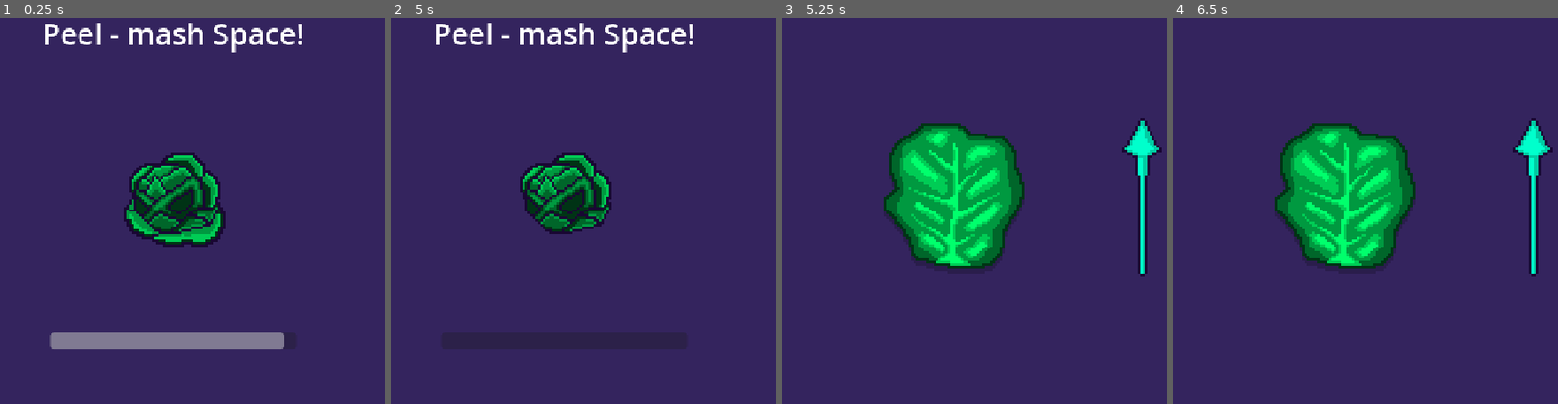
Above: before the commit, frames 1-4 (left to right).
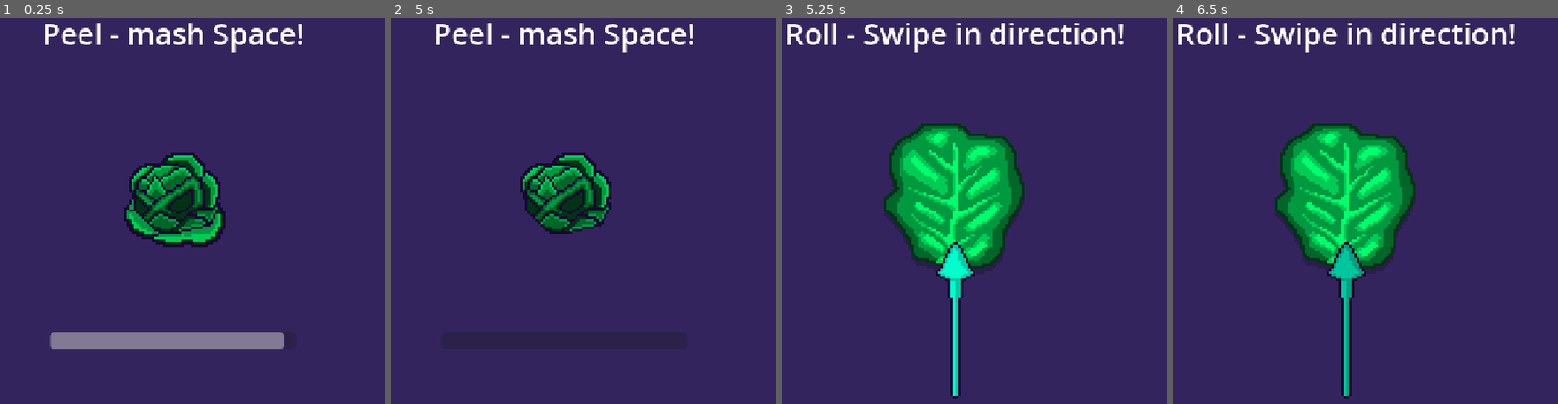
Above: after the commit, the same moments.

Repository: quack-pot/sword_and_sear
Game: Godot game, scene res://scenes/tests/scn_cooking_test.tscn
The game is run twice, just before and just after one commit, with the same random seed, the same clock (stepped at 60 frames per second) and the same inputs. The project has no main scene, so this scene is started directly.
Inputs (mouse positions are in pixels of both pictures, inside the frame that each line leads up to):
- Up to frame 1 (0.25 s): no input
- Up to frame 2 (5 s): move the mouse to (722, 191) at 0.52 s; hold D (Right) 0.53-1.25 s; hold Space (Cook) 0.53-1.25 s; click (722, 191) at 0.67 s; drag from (421, 230) to (529, 292) at 1.27 s; move the mouse to (633, 126) at 2.02 s; hold D (Right) 2.03-2.75 s; hold Space (Cook) 2.03-2.75 s; click (633, 126) at 2.17 s; drag from (529, 292) to (outside the picture) at 2.77 s; move the mouse to (outside the picture) at 3.52 s; hold A (Left) 3.53-4.25 s; hold Space (Cook) 3.53-4.25 s; click (outside the picture) at 3.67 s; drag from (outside the picture) to (456, 110) at 4.27 s
- Up to frame 3 (5.25 s): move the mouse to (989, 211) at 5.02 s; hold S (Down) from 5.03 s (still down); hold Space (Cook) from 5.03 s (still down); click (989, 211) at 5.17 s
- Up to frame 4 (6.5 s): release S (Down) at 5.75 s; release Space (Cook) at 5.75 s; tap Enter at 5.75 s; drag from (1238, 110) to (1203, 230) at 5.77 s

Frames 1-2 are identical in both runs. In frame 3, 4.9% of the frame differs, in the area x 1-99%, y 1-99%; in frame 4, 4.9%.

Commit message:
swipe step n juicy

Diff:
--- a/entities/cooking/steps/swipe_step.gd
+++ b/entities/cooking/steps/swipe_step.gd
@@ -1,6 +1,6 @@
 extends CookingStep
 
-@export var sequence: Array[Vector2] = [Vector2.UP, Vector2.LEFT, Vector2.RIGHT, Vector2.UP, Vector2.DOWN]
+@export var sequence: Array[Vector2] = [Vector2.UP, Vector2.RIGHT, Vector2.LEFT, Vector2.UP, Vector2.DOWN]
 @export var key_frames: Array[int] = [2, 4, 6, 8, 13]
 @export var frame_time: float = 0.06
 @export var min_drag: float = 40.0 # px
@@ -8,12 +8,21 @@
 
 @onready var roll: Sprite2D = $Roll
 @onready var arrow: Sprite2D = $Arrow
+@onready var swipe_sound: AudioStreamPlayer = $Swipe
+
+var index: int
+var mistakes: int
 
 
 var drag_start: Vector2
 
+func _ready():
+	_point_arrow()
+
 # visualize like a slingshot
 func _input(event: InputEvent) -> void:
+	if index >= sequence.size():
+		return
 	if event is InputEventMouseButton and event.button_index == MOUSE_BUTTON_LEFT:
 		if event.pressed:
 			drag_start = event.position
@@ -21,15 +30,40 @@
 			var drag: Vector2 = event.position - drag_start
 			if drag.length() < min_drag:
 				return
-			print(_to_direction(drag))
+			_try_input(_to_direction(drag))
 
 func _to_direction(v: Vector2) -> Vector2:
 	if absf(v.x) > absf(v.y):
 		return Vector2.RIGHT if v.x > 0 else Vector2.LEFT
 	return Vector2.DOWN if v.y > 0 else Vector2.UP
 
-# check
+func _try_input(dir: Vector2) -> void:
+	if dir != sequence[index]:
+		mistakes += 1
+		_oof(arrow)
+		return
 
-# animate
+	var target: int = key_frames[index]
+	var tween := create_tween()
+	tween.tween_property(roll, "frame", target, (target - roll.frame) * frame_time)
+	index += 1
 
-# close
+	swipe_sound.pitch_scale = randf_range(0.9, 1.2)
+	swipe_sound.play()
+
+	if index < sequence.size():
+		_point_arrow()
+	else:
+		arrow.hide()
+		await tween.finished
+		_finish()
+
+func _point_arrow() -> void:
+	arrow.rotation = Vector2.UP.angle_to(sequence[index])
+
+func _oof(node: CanvasItem) -> void:
+	node.modulate = Color.RED
+	create_tween().tween_property(node, "modulate", Color.WHITE, 0.3)
+
+func _finish() -> void:
+	done.emit(maxf(0.0, 1.0 - mistakes * mistake_penalty))
--- a/entities/cooking/steps/swipe_step.tscn
+++ b/entities/cooking/steps/swipe_step.tscn
@@ -3,6 +3,7 @@
 [ext_resource type="Script" uid="uid://53rkssmwyeln" path="res://entities/cooking/steps/swipe_step.gd" id="1_7ymlh"]
 [ext_resource type="Texture2D" uid="uid://b733btj6kqxc1" path="res://assets/art/Cabbage Thing/Recipe_Rolling_Cabbage_Sheet.png" id="1_t1x0f"]
 [ext_resource type="Texture2D" uid="uid://g1llfhwttm88" path="res://assets/art/Icons/arrow.png" id="2_jwvia"]
+[ext_resource type="AudioStream" uid="uid://dveasq0c0oh80" path="res://assets/audio/Sword_n_Sear_SFX/Crunchish.wav" id="4_0w07o"]
 
 [node name="SwipeStep" type="Control" unique_id=521356604]
 layout_mode = 3
@@ -21,6 +22,10 @@
 hframes = 14
 
 [node name="Arrow" type="Sprite2D" parent="." unique_id=375630284]
-position = Vector2(880, 300)
+position = Vector2(576, 500)
 scale = Vector2(4, 4)
 texture = ExtResource("2_jwvia")
+
+[node name="Swipe" type="AudioStreamPlayer" parent="." unique_id=251910350]
+stream = ExtResource("4_0w07o")
+max_polyphony = 5
--- a/scenes/tests/scn_cooking_test.tscn
+++ b/scenes/tests/scn_cooking_test.tscn
@@ -15,6 +15,12 @@
 
 [node name="SwipeStep" parent="Steps" parent_id_path=PackedInt32Array(117966849) index="1" unique_id=521356604 instance=ExtResource("4_6g7uk")]
 layout_mode = 1
+sequence = Array[Vector2]([Vector2(0, -1), Vector2(1, 0), Vector2(-1, 0), Vector2(0, -1), Vector2(0, 1)])
+key_frames = Array[int]([2, 4, 6, 8, 13])
+frame_time = 0.06
+min_drag = 40.0
+mistake_penalty = 0.2
+prompt = "Roll - Swipe in direction!"
 
 [node name="Step1" type="Control" parent="Steps" parent_id_path=PackedInt32Array(117966849) index="2" unique_id=1273746078]
 anchors_preset = 0
